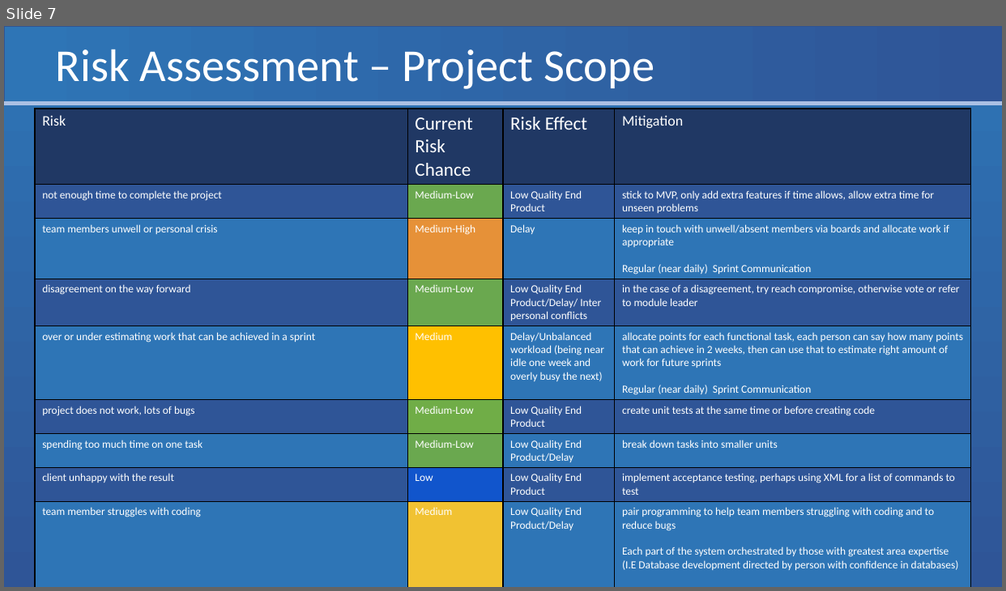
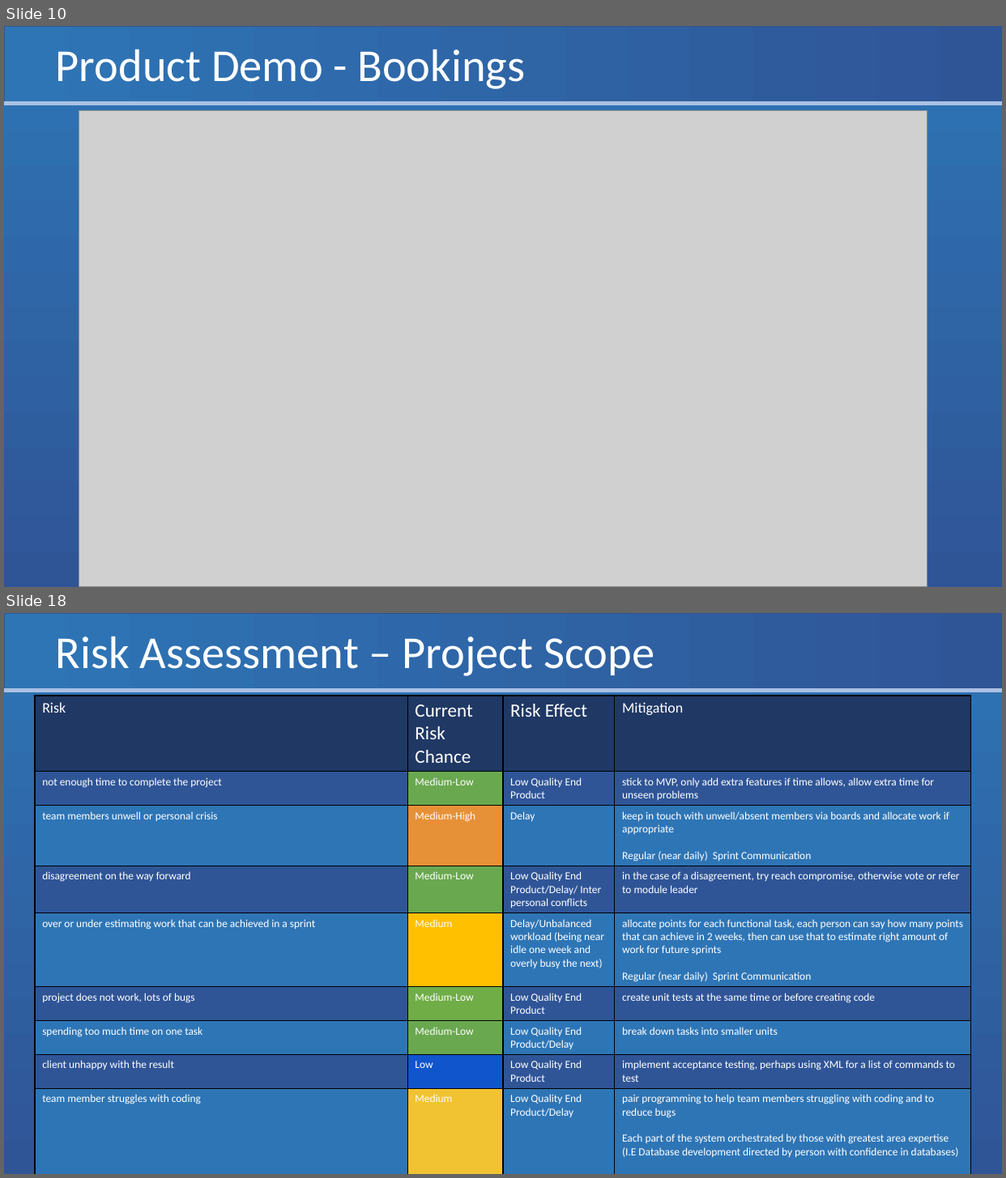
Before and after one commit to Eyo123/ISAD251REF, a slide deck: Documents/Presentations/PRCO204 Group Presentation 2.pptx. Shown one above the other, each under a label of ours: slide 7 before the commit, slides 10 and 18 after it; the slides between them are not shown. The pictures are 1006x591 and 1006x1178 pixels, drawn with LibreOffice and Linux fonts; fonts in the diff are those of the drawing; grey boxes stand for pictures. Boxes give left, top, right and bottom in pixels: in the first picture for what was removed or moved away, otherwise in the second. Text is boxed around its words. In the diff, an @@ line names an element or a change of style, - is before the commit and + after.

```diff
--- a/Documents/Presentations/PRCO204 Group Presentation 2.pptx
+++ b/Documents/Presentations/PRCO204 Group Presentation 2.pptx
@@ slide 10 added at [4,26,1002,587], background gradient #2E75B6 to #2F5597; not listed: 2 template elements that a slide beside it also shows @@
@@ title added at [56,49,526,89], 44 pt, text #FFFFFF @@
+Product Demo - Bookings
@@ picture added at [79,110,927,587] @@
@@ what was slide 7 is now slide 18 @@
```
Also in this commit, not shown: 2 slides changed, 10 other slides added.
